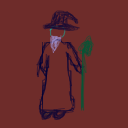
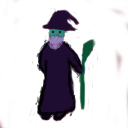
Layered file, before and after one edit (128 x 128). Changes by layer:
painted on "Warstwa 0" over [0, 0, 128, 128]
